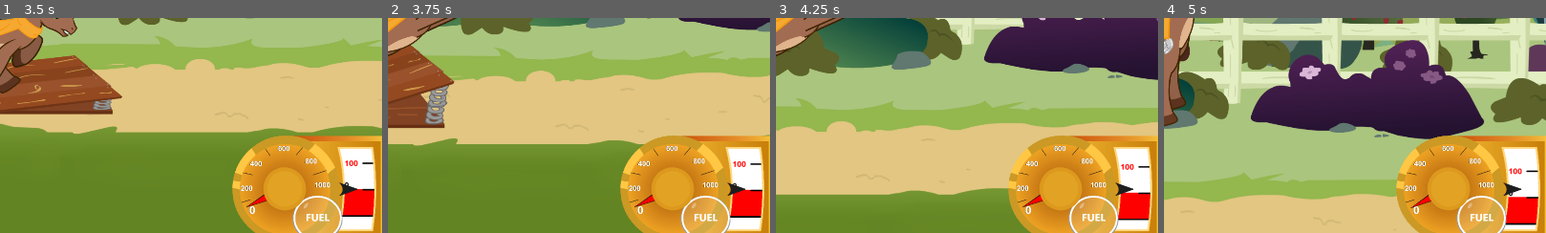
Above: before the commit, frames 1-4 (left to right).
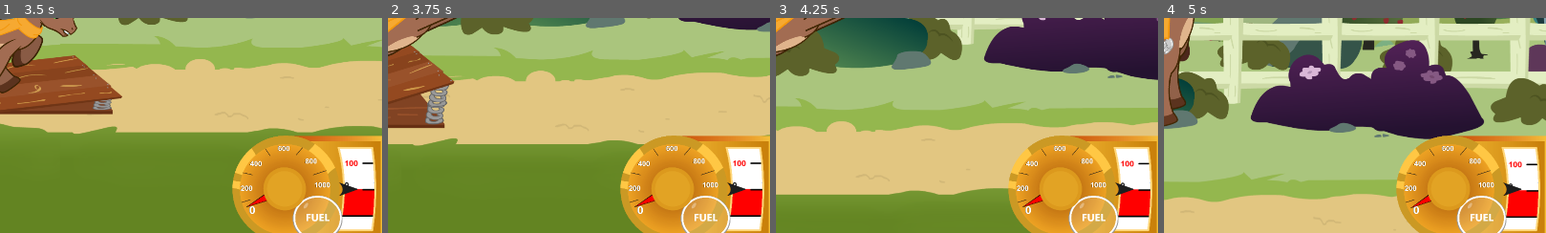
Above: after the commit, the same moments.

Repository: 100-Devs-1-Game/FlightOfHarmony
Game: Godot game, scene res://flight/flight_scene.tscn
Same seed, same stepped clock (60 frames per second), same inputs: the game is played once before the commit and once after it. This scene is started directly instead of the project's main scene.
Inputs (mouse positions are % of the whole screen's width and height, from its top left):
- Up to frame 1 (3.5 s): click (3, 5) at 0.5 s; tap Enter at 1.25 s; move the mouse to (72, 45) at 1.27 s; hold D (rotate_right) 1.28-2 s; hold Space (propulsion) 1.28-2 s; click (72, 45) at 1.42 s; drag from (30, 55) to (45, 70) at 2.02 s; move the mouse to (60, 28) at 2.77 s; hold D (rotate_right) from 2.78 s (still down); hold Space (propulsion) from 2.78 s (still down)
- Up to frame 2 (3.75 s): release D (rotate_right) at 3.5 s; release Space (propulsion) at 3.5 s; drag from (45, 70) to (20, 35) at 3.52 s
- Up to frame 3 (4.25 s): no input
- Up to frame 4 (5 s): move the mouse to (80, 65) at 4.27 s; hold A (rotate_left) from 4.28 s (still down); hold Space (propulsion) from 4.28 s (still down)
The pictures show only the part of the screen within x 50-100%, y 48-98%; the shares and areas given below are measured in that part.

Frame 1 is identical in both runs. In frame 2, 0.3% of the frame differs, in the area x 89-98%, y 66-93%; in frame 3, 0.5%; in frame 4, 0.9%, in the area x 89-98%, y 66-97%.

Commit message:
Change height measurements

Diff:
--- a/src/flight/flight_scene.tscn
+++ b/src/flight/flight_scene.tscn
@@ -170,7 +170,7 @@
 script = ExtResource("1_fg568")
 player = NodePath("Pony")
 win_distance = 200000.0
-win_height = 30000.0
+win_height = 5000.0
 
 [node name="StaticBackground" type="CanvasLayer" parent="."]
 layer = -10
@@ -240,7 +240,7 @@
 [node name="UI" type="CanvasLayer" parent="." node_paths=PackedStringArray("player_ref", "arrow", "height", "fuel_progress_bar")]
 layer = 2
 script = ExtResource("4_jmk2h")
-raise_speed_pixels_per_unit = 0.05
+raise_speed_pixels_per_unit = 0.007
 player_ref = NodePath("../Pony")
 arrow = NodePath("Speedometer/Arrow")
 height = NodePath("Speedometer/Control/Heightbar")
